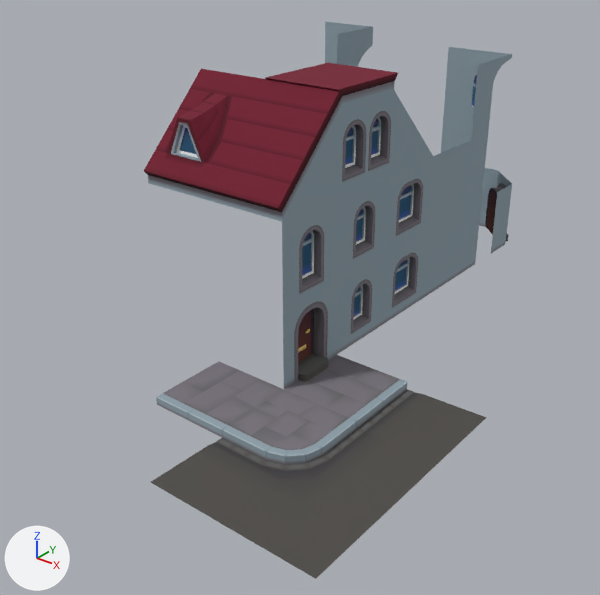
Before and after pictures for a commit that changed the glTF model assets/buildings.glb.
Both versions are drawn from a camera (50 mm lens) standing at (5.11, -6.6, 5.0) and looking at (-0.71, 0.68, 0.48). The axes (+X, +Y, +Z) are drawn at lower left. The lights are the same throughout. Where no turn or scale is listed for an object, it has been applied to the vertices.
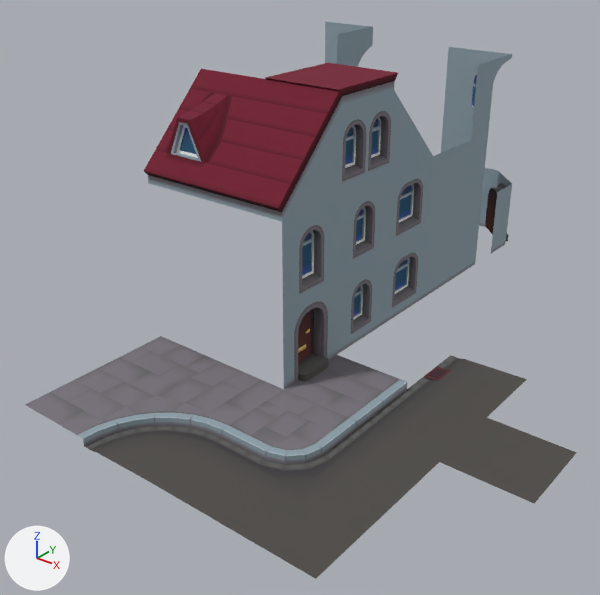
Location of each change, [x1, y1, x2, y2] in pixels of the pictures (600 x 595 px):
'Plane.007', added
    after: [440, 418, 577, 503]
'Plane.008', added
    after: [25, 368, 156, 446]
'Plane.006', reshaped
    before: [156, 361, 283, 438]
    after: [154, 361, 283, 438]
'Plane.009', added
    after: [84, 426, 222, 482]
'Plane.011', added
    after: [407, 355, 527, 417]
'Plane.010', added
    after: [99, 336, 218, 397]

What changed in the scene script:
```text
Add me_plane_011:
    me_plane_011.from_pydata(...)  # 46 vertices, 68 faces; spans x -0.5..0.792, y -0.5..0.5, z -0.1..0.0
    me_plane_011.materials.append(mat_material)  # picture img_atlas
Add me_plane_013:
    me_plane_013.from_pydata(...)  # 77 vertices, 134 faces; spans x -0.5..0.5, y -0.5..0.5, z 0.892..0.94
    me_plane_013.materials.append(mat_material)  # picture img_atlas
Add me_plane_012:
    me_plane_012.from_pydata(...)  # 23 vertices, 30 faces; spans x -0.5..0.5, y -0.5..0.5, z 0.0
    me_plane_012.materials.append(mat_material)  # picture img_atlas
Add me_plane_009:
    me_plane_009.from_pydata(...)  # 57 vertices, 88 faces; spans x -0.5..0.5, y -0.5..0.5, z 0.9..0.94
    me_plane_009.materials.append(mat_material)  # picture img_atlas
Add me_plane_008:
    me_plane_008.from_pydata(...)  # 46 vertices, 68 faces; spans x -0.5..0.792, y -0.5..0.5, z -0.1..0.0
    me_plane_008.materials.append(mat_material)  # picture img_atlas
Add me_plane_007:
    me_plane_007.from_pydata(...)  # 4 vertices, 2 faces; spans x -0.5..0.5, y -0.5..0.5, z 0.94
    me_plane_007.materials.append(mat_material)  # picture img_atlas
Change ob_plane_006:
    ob_plane_006: bpy.data.objects.new('Plane.006', me_plane) -> bpy.data.objects.new('Plane.006', me_plane_011)
Add ob_plane_011:
    ob_plane_011 = bpy.data.objects.new('Plane.011', me_plane_013)
    ob_plane_011.location = (1.5, 1.0, -1.0)
Add ob_plane_010:
    ob_plane_010 = bpy.data.objects.new('Plane.010', me_plane_012)
    ob_plane_010.location = (-1.5, -1.0, 0.0)
Add ob_plane_009:
    ob_plane_009 = bpy.data.objects.new('Plane.009', me_plane_009)
    ob_plane_009.location = (-0.5, -2.0, -1.0)
Add ob_plane_008:
    ob_plane_008 = bpy.data.objects.new('Plane.008', me_plane_008)
    ob_plane_008.location = (-1.5, -2.0, 0.0)
Add ob_plane_007:
    ob_plane_007 = bpy.data.objects.new('Plane.007', me_plane_007)
    ob_plane_007.location = (2.5, 0.0, -1.0)
```
